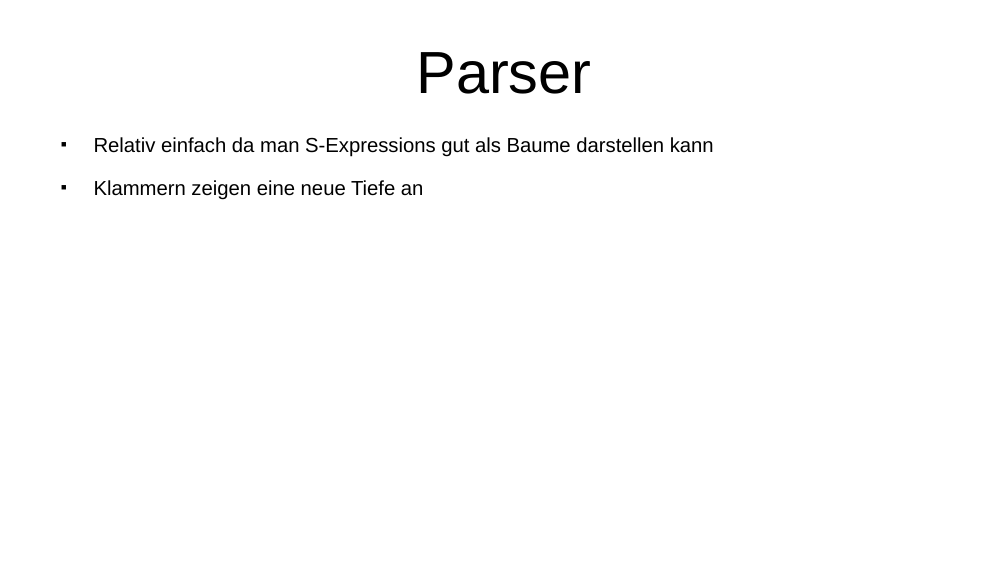
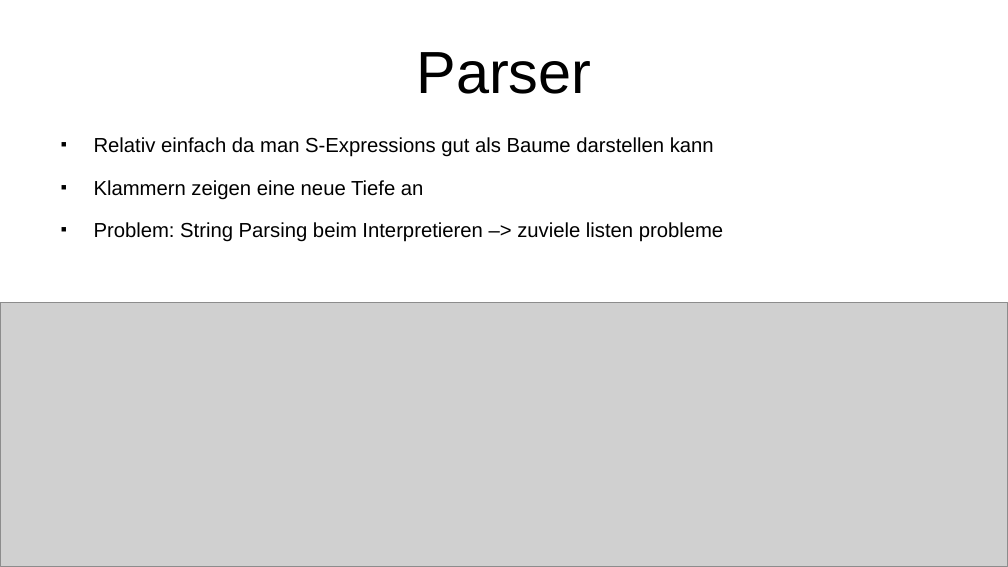
Before and after one commit to Iquiji/little-schemer-talk, a slide deck: slide 12 of Talk Engineering Day 2-6-2022.odp (slide 10 before the commit). Drawn at 1008x567 pixels with LibreOffice and Linux fonts; fonts in the diff are those of the drawing; grey boxes stand for pictures. Boxes give left, top, right and bottom in pixels: in the first picture for what was removed or moved away, otherwise in the second. Text is boxed around its words. In the diff, an @@ line names an element or a change of style, - is before the commit and + after.

Commit message:
added initial AST figure

```diff
--- a/Talk Engineering Day 2-6-2022.odp
+++ b/Talk Engineering Day 2-6-2022.odp
@@ text at box(94, 222, 723, 242): paragraph added @@
+■ Problem: String Parsing beim Interpretieren –> zuviele listen probleme
@@ picture added at box(0, 302, 1008, 567) @@
```
Also in this commit, not shown: 5 other slides changed, 4 slides added, 2 slides removed.
